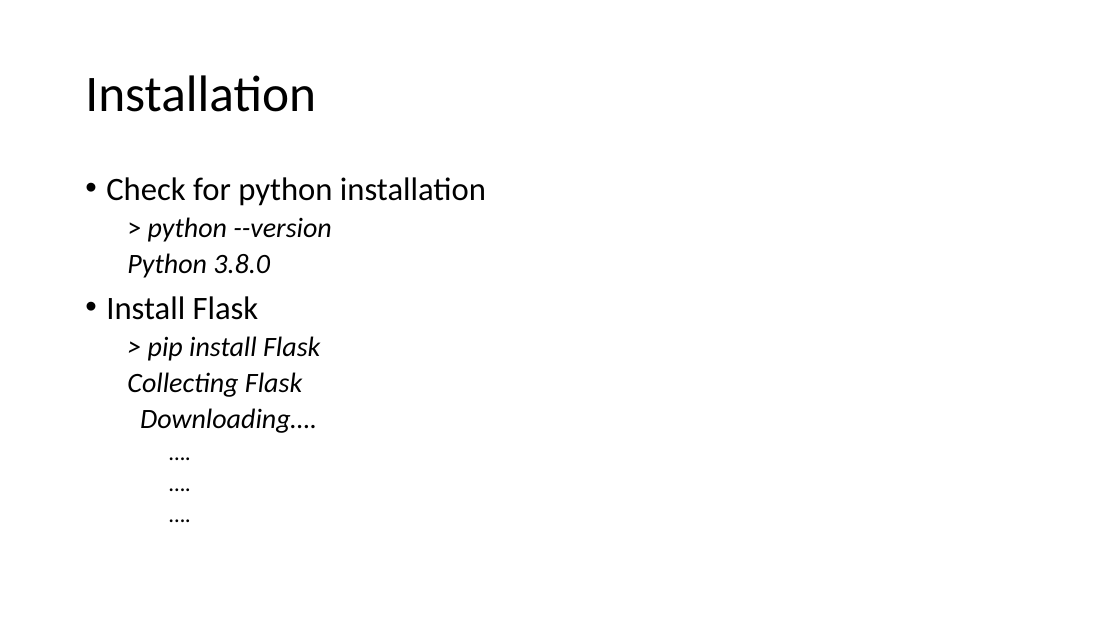
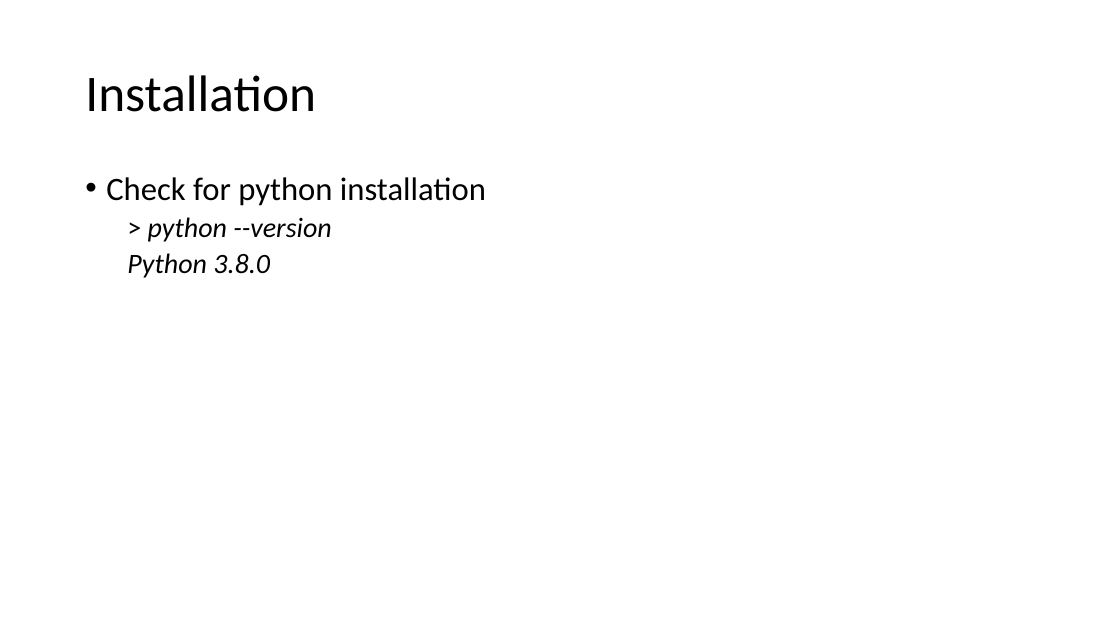
Before and after one commit to DivyaKampalli/movie-rating, a slide deck: slide 2 of Fullstack Tutorial.pptx. Drawn at 1120x630 pixels with LibreOffice and Linux fonts; fonts in the diff are those of the drawing. Boxes give left, top, right and bottom in pixels: in the first picture for what was removed or moved away, otherwise in the second. Text is boxed around its words. In the diff, an @@ line names an element or a change of style, - is before the commit and + after.

```diff
--- a/Fullstack Tutorial.pptx
+++ b/Fullstack Tutorial.pptx
@@ text at [106,296,320,433]: paragraphs removed @@
-• Install Flask
-  > pip install Flask
-  Collecting Flask
-  Downloading….
-    ….
-    ….
-    ….
```
Also in this commit, not shown: 3 other slides changed, 13 slides added, 7 other files.
